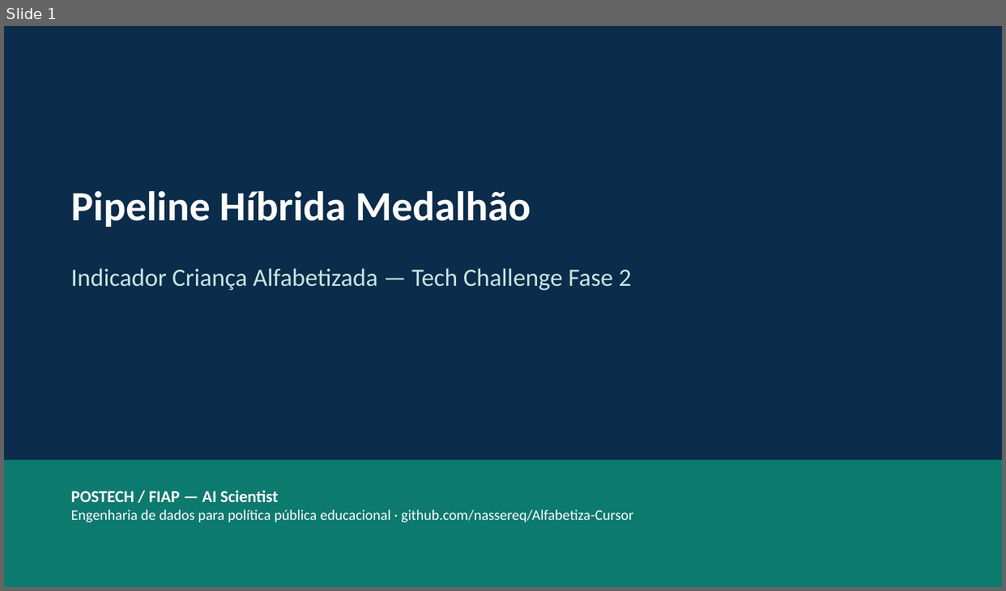
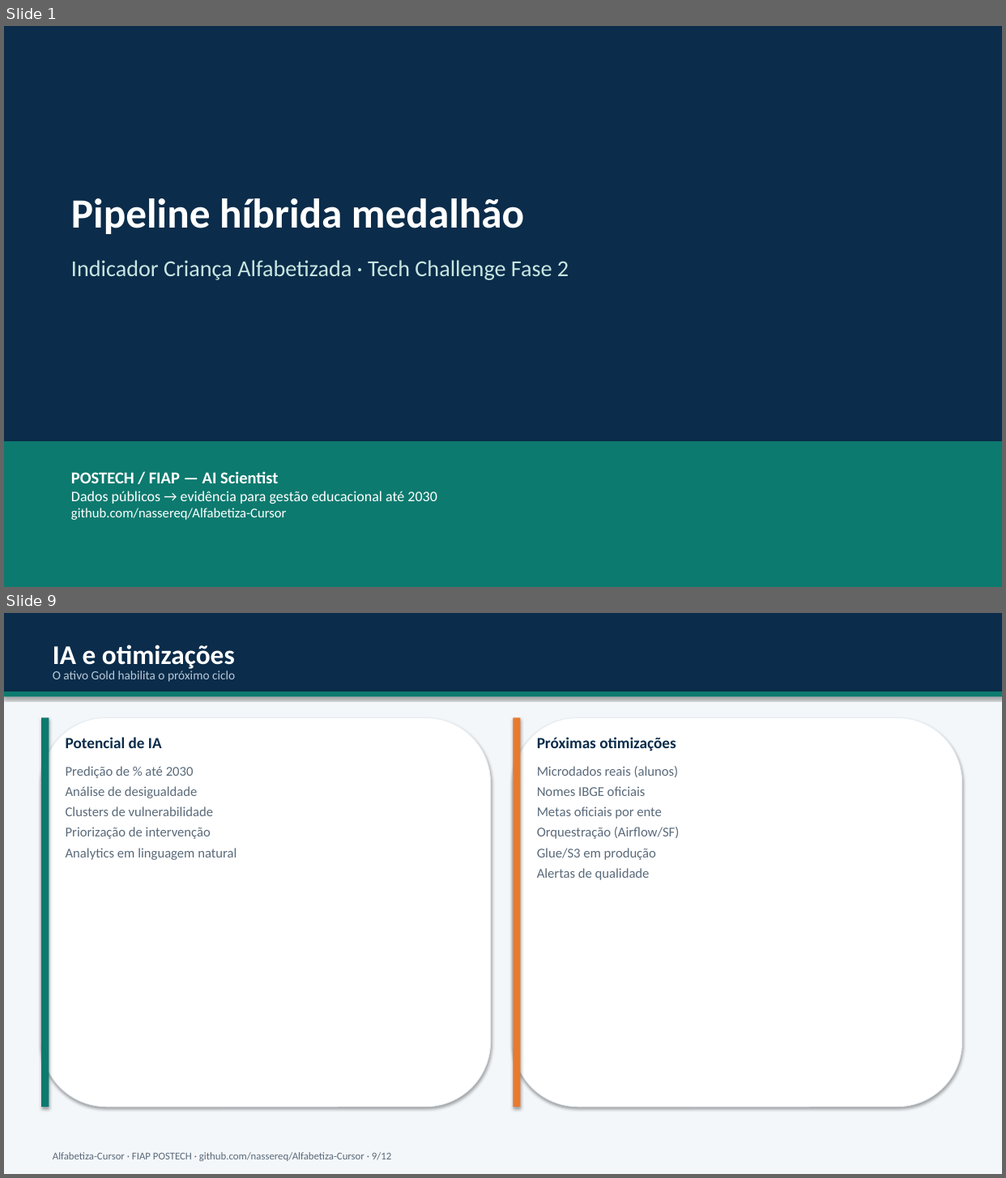
Before and after one commit to nassereq/Alfabetiza-Cursor, a slide deck: docs/Apresentacao_Tech_Challenge_Fase2_Alfabetiza.pptx. Shown one above the other, each under a label of ours: slide 1 before the commit, slides 1 and 9 after it; the slides between them are not shown. The pictures are 1006x591 and 1006x1178 pixels, drawn with LibreOffice and Linux fonts; fonts in the diff are those of the drawing. Boxes give left, top, right and bottom in pixels: in the first picture for what was removed or moved away, otherwise in the second. Text is boxed around its words. In the diff, an @@ line names an element or a change of style, - is before the commit and + after.

```diff
--- a/docs/Apresentacao_Tech_Challenge_Fase2_Alfabetiza.pptx
+++ b/docs/Apresentacao_Tech_Challenge_Fase2_Alfabetiza.pptx
@@ slide 9 added at (x1=4, y1=613, x2=1002, y2=1174), background #FFFFFF @@
@@ rectangle added at (x1=4, y1=613, x2=1002, y2=1174), fill #F4F7FA @@
@@ rectangle added at (x1=4, y1=613, x2=1002, y2=692), fill #0B2C4A @@
@@ text added at (x1=53, y1=645, x2=235, y2=671), 26 pt, text #FFFFFF, bold @@
+IA e otimizações
@@ text added at (x1=53, y1=671, x2=235, y2=682), 12 pt, text #B8C9D9 @@
+O ativo Gold habilita o próximo ciclo
@@ rectangle added at (x1=4, y1=692, x2=1002, y2=697), fill #0D7A6F @@
@@ rounded rectangle added at (x1=41, y1=717, x2=491, y2=1107), fill #FFFFFF, outline #E8EEF3 0.75 pt @@
@@ rectangle added at (x1=41, y1=717, x2=49, y2=1107), fill #0D7A6F @@
@@ rounded rectangle added at (x1=513, y1=717, x2=962, y2=1107), fill #FFFFFF, outline #E8EEF3 0.75 pt @@
@@ rectangle added at (x1=513, y1=717, x2=521, y2=1107), fill #E87A2E @@
@@ text added at (x1=66, y1=737, x2=162, y2=748), 15 pt, text #0B2C4A, bold @@
+Potencial de IA
@@ text added at (x1=537, y1=737, x2=676, y2=752), 15 pt, text #0B2C4A, bold @@
+Próximas otimizações
@@ text added at (x1=66, y1=766, x2=236, y2=860), 13 pt, text #5A6A7A @@
+Predição de % até 2030
+Análise de desigualdade
+Clusters de vulnerabilidade
+Priorização de intervenção
+Analytics em linguagem natural
@@ text added at (x1=537, y1=766, x2=679, y2=880), 13 pt, text #5A6A7A @@
+Microdados reais (alunos)
+Nomes IBGE oficiais
+Metas oficiais por ente
+Orquestração (Airflow/SF)
+Glue/S3 em produção
+Alertas de qualidade
@@ text added at (x1=53, y1=1152, x2=391, y2=1161), 10 pt, text #5A6A7A @@
+Alfabetiza-Cursor · FIAP POSTECH · github.com/nassereq/Alfabetiza-Cursor · 9/12
@@ slide 1 changed as well @@
@@ text at (x1=71, y1=199, x2=524, y2=234): text changed @@
-Pipeline Híbrida Medalhão
+Pipeline híbrida medalhão
@@ text at (x1=71, y1=260, x2=569, y2=280): text changed; size 24 to 22 pt @@
-Indicador Criança Alfabetizada — Tech Challenge Fase 2
+Indicador Criança Alfabetizada · Tech Challenge Fase 2
@@ rectangle resized from (x1=4, y1=460, x2=1002, y2=587) to (x1=4, y1=442, x2=1002, y2=587) @@
@@ text "POSTECH / FIAP — AI ..." moved from (x1=71, y1=490, x2=633, y2=523) to (x1=71, y1=472, x2=437, y2=520) @@
@@ text at (x1=71, y1=491, x2=437, y2=520): text changed @@
-Engenharia de dados para política pública educacional · github.com/nassereq/Alfabetiza-Cursor
+Dados públicos → evidência para gestão educacional até 2030
+github.com/nassereq/Alfabetiza-Cursor
```
Also in this commit, not shown: 5 other slides changed, 5 other slides added, 11 slides removed, 23 other files.
